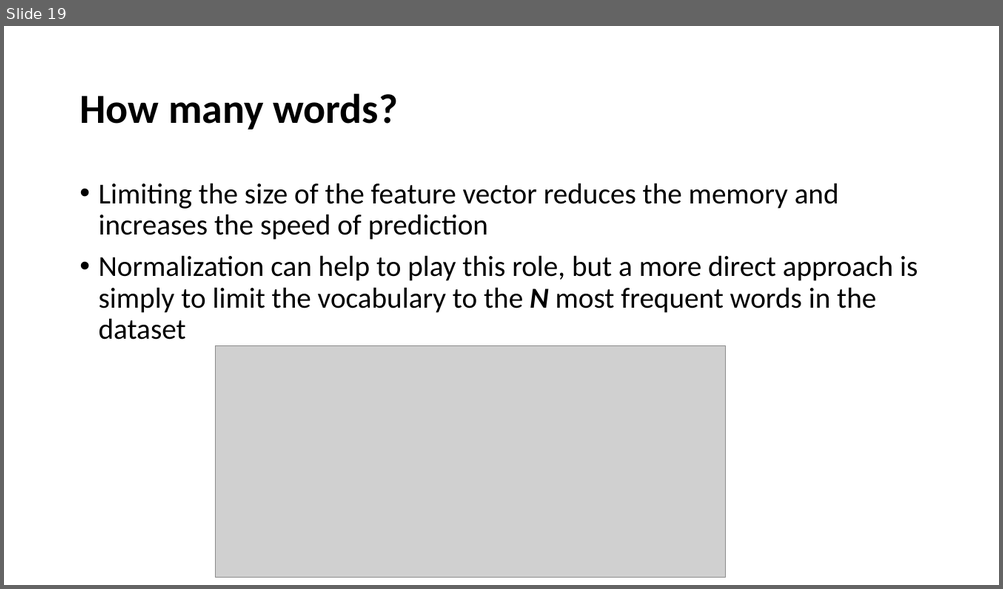
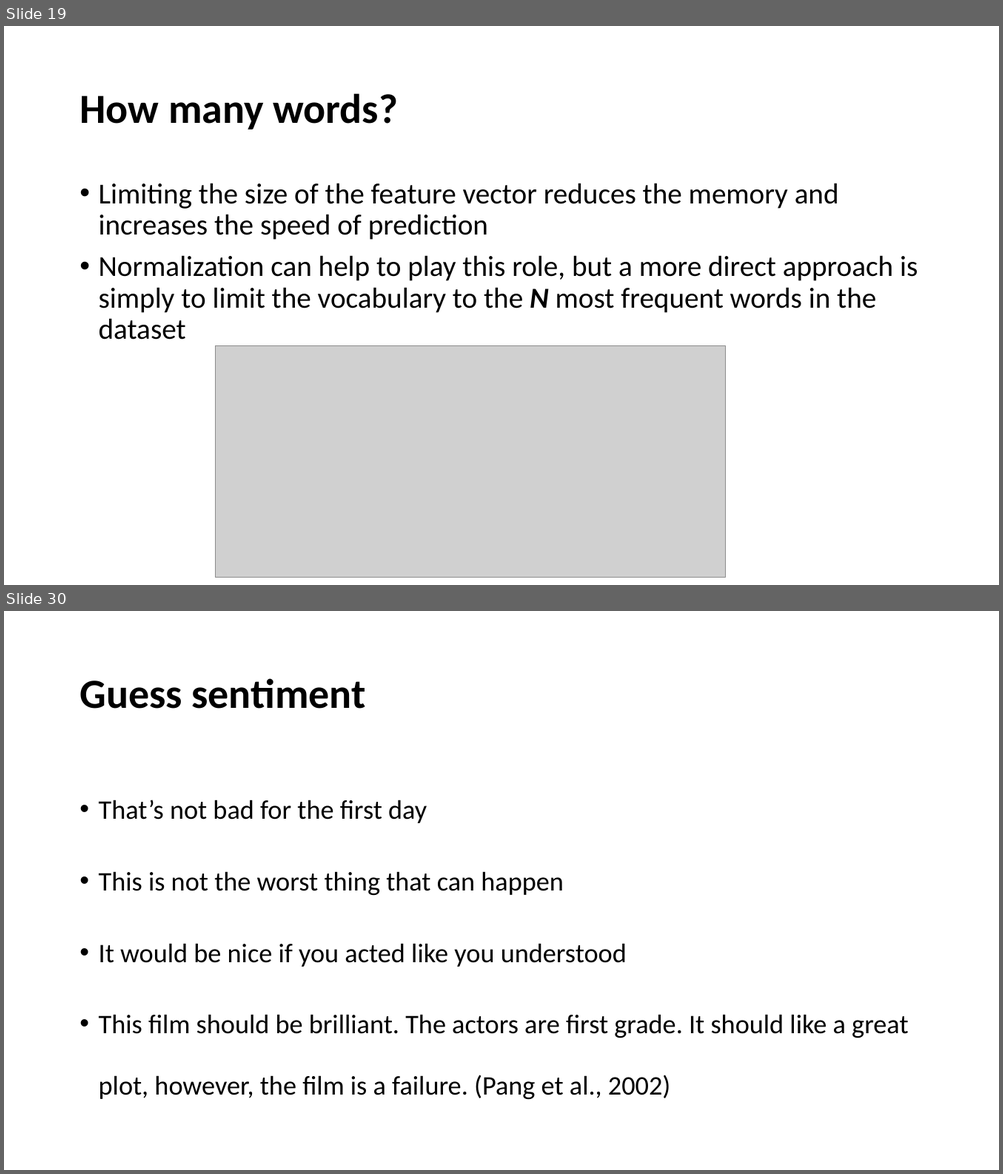
Before and after one commit to YeabinMoonEcon/BUS211, a slide deck: BUS243_NLP/lecture_notes/Lecture2.pptx. Shown one above the other, each under a label of ours: slide 19 before the commit, slides 19 and 30 after it; the slides between them are not shown. The pictures are 1003x589 and 1003x1174 pixels, drawn with LibreOffice and Linux fonts; fonts in the diff are those of the drawing; grey boxes stand for pictures. Boxes give left, top, right and bottom in pixels: in the first picture for what was removed or moved away, otherwise in the second. Text is boxed around its words. In the diff, an @@ line names an element or a change of style, - is before the commit and + after.

```diff
--- a/BUS243_NLP/lecture_notes/Lecture2.pptx
+++ b/BUS243_NLP/lecture_notes/Lecture2.pptx
@@ slide 30 added at (4, 611, 999, 1170), background #FFFFFF @@
@@ title added at (79, 678, 365, 709), 40 pt, text #000000, bold @@
+Guess sentiment
@@ text added at (99, 800, 908, 1100), 25.9 pt, text #000000 @@
+• That’s not bad for the first day
+• This is not the worst thing that can happen
+• It would be nice if you acted like you understood
+• This film should be brilliant. The actors are first grade. It should like a great plot, however, the film is a failure. (Pang et al., 2002)
```
Also in this commit, not shown: 2 slides changed, 10 other slides added, 2 slides removed, 3 other files.
